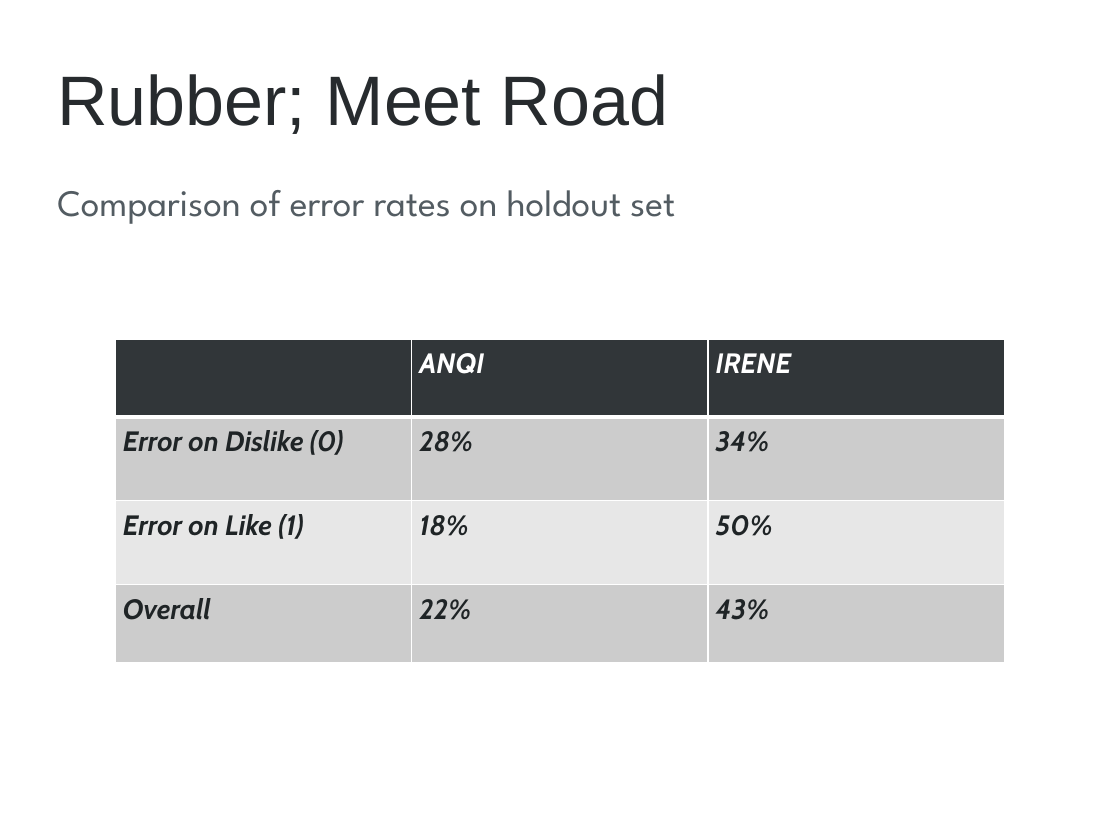
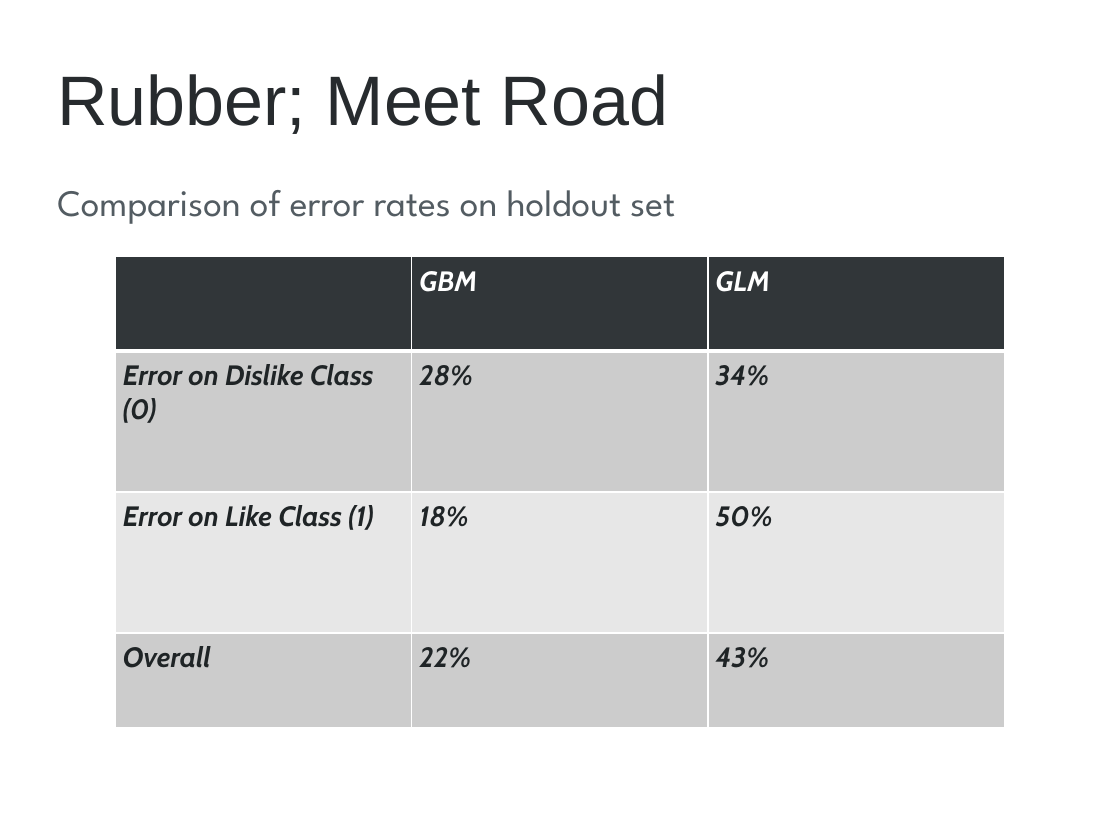
Before and after one commit to h2oai/h2o-2, a slide deck: slide 11 of R/examples/MLdemo/MLPre-demo.pptx. Drawn at 1120x840 pixels with LibreOffice and Linux fonts; fonts in the diff are those of the drawing; background and template pictures are left out. Boxes give left, top, right and bottom in pixels: in the first picture for what was removed or moved away, otherwise in the second. Text is boxed around its words. In the diff, an @@ line names an element or a change of style, - is before the commit and + after.

```diff
--- a/R/examples/MLdemo/MLPre-demo.pptx
+++ b/R/examples/MLdemo/MLPre-demo.pptx
@@ table at (x1=115, y1=256, x2=1006, y2=727) @@
-row 1, column 2: ANQI
+row 1, column 2: GBM
-row 1, column 3: IRENE
+row 1, column 3: GLM
-row 2, column 1: Error on Dislike (0)
+row 2, column 1: Error on Dislike Class (0)
-row 3, column 1: Error on Like (1)
+row 3, column 1: Error on Like Class (1)
@@ table resized from (x1=115, y1=339, x2=1006, y2=661) to (x1=115, y1=256, x2=1006, y2=727) @@
```
Also in this commit, not shown: 1 other slide changed.
